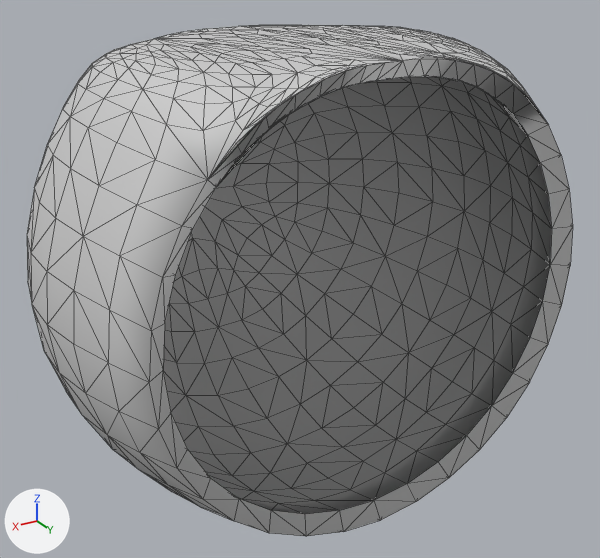
One commit to the COLLADA model iai_kuka_lwr4_description/meshes/arm_seg_wrist.dae: the scene before it, then after it.
Camera for both pictures: a 50 mm camera at (0.11, 0.187, 0.0853) aimed at (-0.0076, -0.009, -0.0127). Every picture has the same lights, and +X, +Y and +Z are marked at lower left. Mesh edges are drawn as thin lines.

The older version as bpy lines, for what is in view:
```python
me_potato_004_001 = bpy.data.meshes.new('potato_004.001')
me_potato_004_001.from_pydata(...)  # 1146 vertices, 2288 faces; spans x -0.0713..0.0713, y -0.0796..0.0457, z -0.0707..0.059
me_potato_004_001.materials.append(mat_silver_004)  # light grey #cbcbcb
ob_arm_seg_wrist = bpy.data.objects.new('arm_seg_wrist', me_potato_004_001)
ob_arm_seg_wrist.location = (0.0, 0.0, 0.0)
```
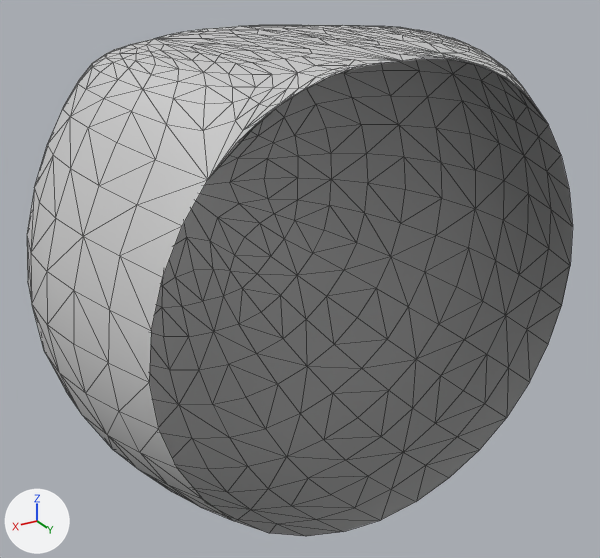
Commit message: fixed position issues for the arm

The edits, one by one:
me_potato_004_001 is used by ob_arm_seg_wrist; location (0.0, 0.0, 0.0).
me_potato_004_001 had 1146 vertices, 2288 faces and spanned x -0.0713..0.0713, y -0.0796..0.0457, z -0.0707..0.059.
me_potato_004_001 now has 573 vertices, 1104 faces and spans x -0.0713..0.0713, y -0.0796..0.0457, z -0.0707..0.059.
me_potato_004_001 part 1: 573 vertices removed from x -0.0662..0.0662, y -0.074..0.0424, z -0.0656..0.0548.

Boxes (x1, y1, x2, y2) around the edits, measured in the pictures (600 x 558 px):
part 1 of me_potato_004_001, deleted: before (149, 59, 573, 536)
